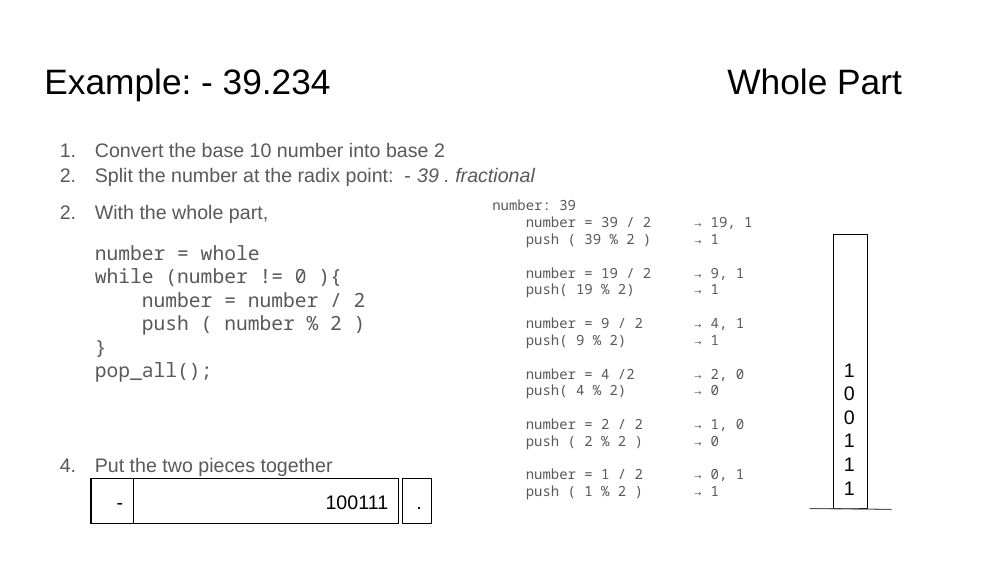
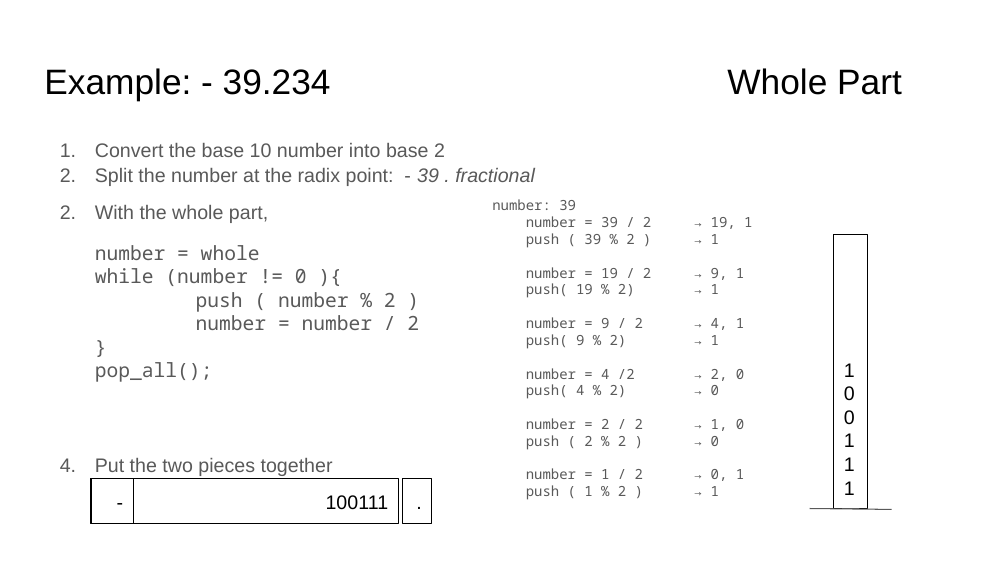
Before and after one commit to sgarcia0206/comp122-f23, a slide deck: slide 8 of format-encodings/slide_presentations/.hidden/conversion-between-bases.pptx. Drawn at 1008x567 pixels with LibreOffice and Linux fonts; fonts in the diff are those of the drawing. Boxes give left, top, right and bottom in pixels: in the first picture for what was removed or moved away, otherwise in the second. Text is boxed around its words. In the diff, an @@ line names an element or a change of style, - is before the commit and + after.

```diff
--- a/format-encodings/slide_presentations/.hidden/conversion-between-bases.pptx
+++ b/format-encodings/slide_presentations/.hidden/conversion-between-bases.pptx
@@ text at bbox=[95, 245, 419, 382]: text changed @@
-number = whole
-while (number != 0 ){
-number = number / 2
-push ( number % 2 )
-}
-pop_all();
+number = whole
+while (number != 0 ){
+push ( number % 2 )
+number = number / 2
+}
+pop_all();
```
Also in this commit, not shown: 4 other slides changed, 2 other files.
